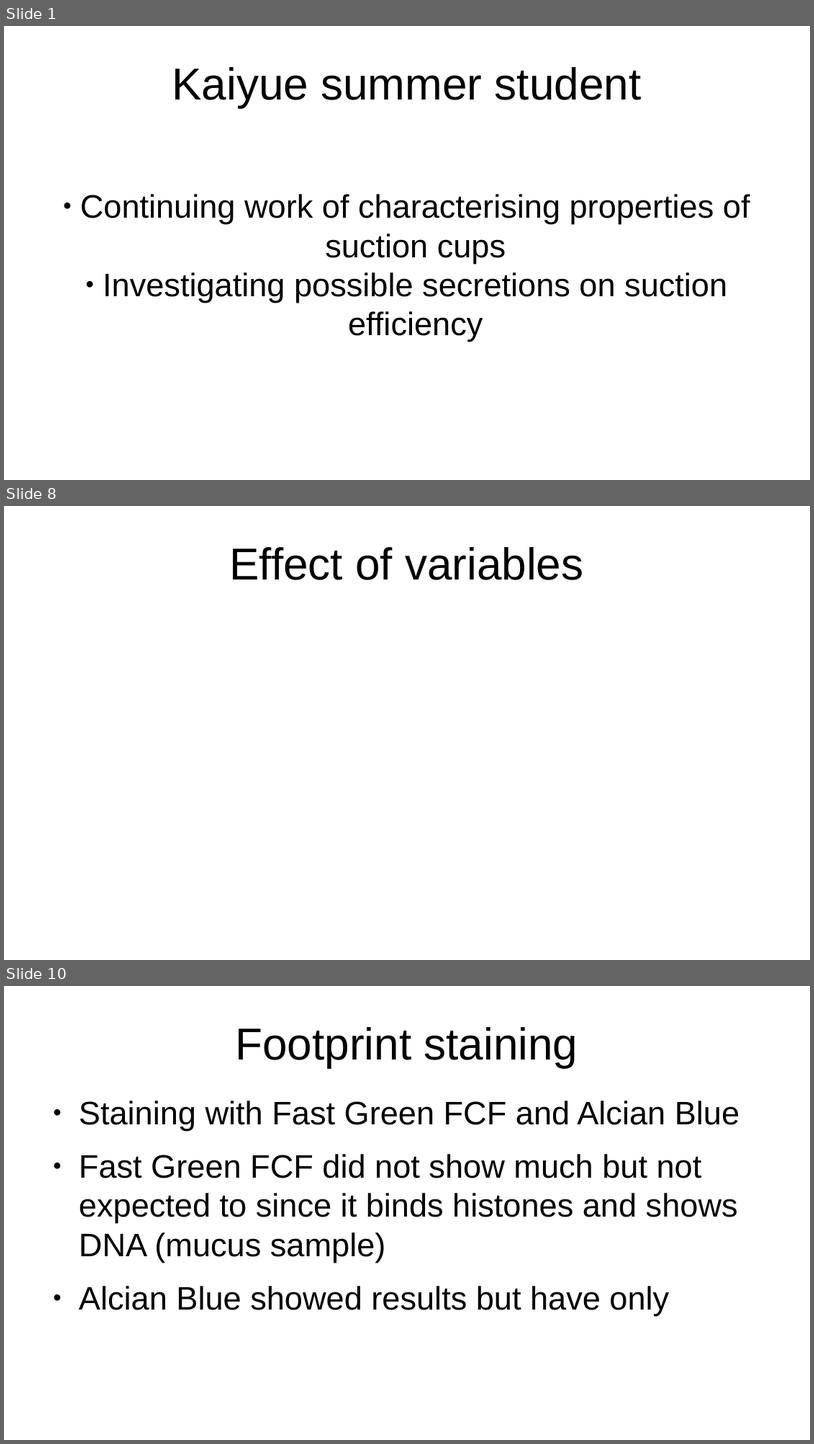
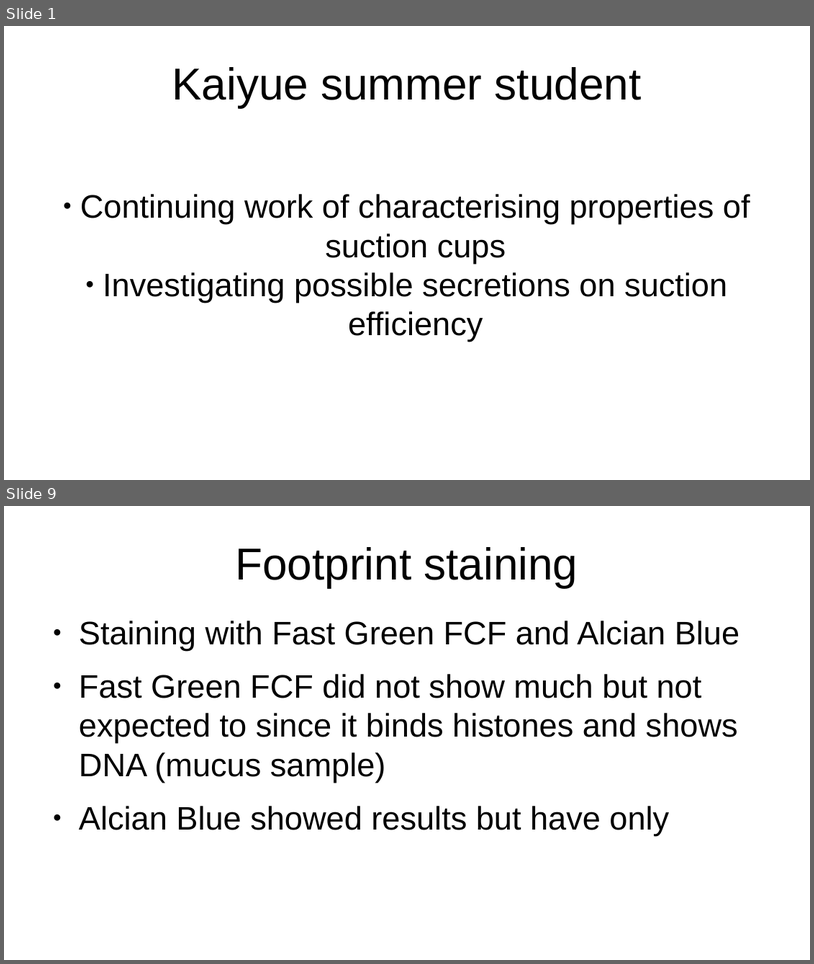
Before and after one commit to bananaturtlesandwich/beetle, a slide deck: presentation.odp. Shown one above the other, each under a label of ours: slides 1, 8 and 10 before the commit, slides 1 and 9 after it; the slides between them are not shown. The pictures are 814x1444 and 814x964 pixels, drawn with LibreOffice and Linux fonts; fonts in the diff are those of the drawing. Boxes give left, top, right and bottom in pixels: in the first picture for what was removed or moved away, otherwise in the second. Text is boxed around its words. In the diff, an @@ line names an element or a change of style, - is before the commit and + after.

```diff
--- a/presentation.odp
+++ b/presentation.odp
@@ slide 8 removed at (x1=4, y1=506, x2=810, y2=960), background #FFFFFF @@
@@ title removed at (x1=230, y1=547, x2=584, y2=580) @@
-Effect of variables
@@ what was slide 10 is now slide 9 @@
```
Also in this commit, not shown: 2 slides changed, 6 slides added, 5 other slides removed, 14 other files.
